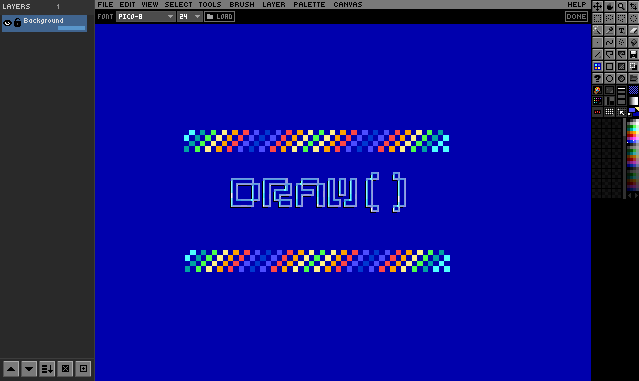
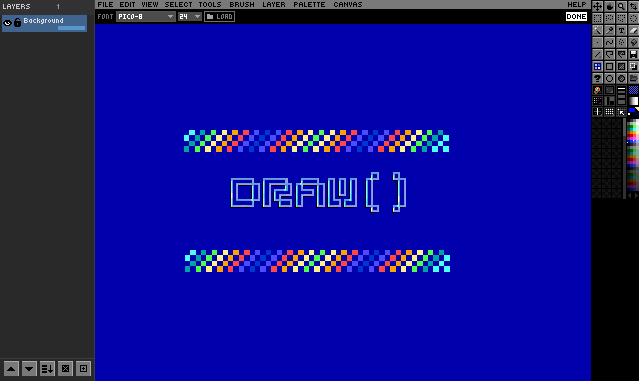
Two versions of the same layered image (639x381). Layer-by-layer changes:
painted on "SOLIDS" over [628, 108, 639, 117]
removed layer "SETTINGS" from group "TOOLBOX" over [593, 108, 602, 116]
painted on "BUTTON - MOVE LAYER UP" over [3, 361, 19, 377]
painted on "BUTTON - MOVE LAYER DOWN" over [21, 361, 37, 377]
painted on "BUTTON - MERGE LAYER DOWN" over [39, 361, 55, 377]
painted on "BUTTON - DELETE LAYER" over [57, 361, 73, 377]
painted on "BUTTON - ADD LAYER" over [75, 361, 91, 377]
painted on "SELECT BOX #1" over [177, 11, 203, 22]
painted on "OK" over [567, 14, 586, 19]
painted on "BUTTON" over [565, 11, 588, 22]
painted on "BG BAR" over [177, 11, 588, 22]
